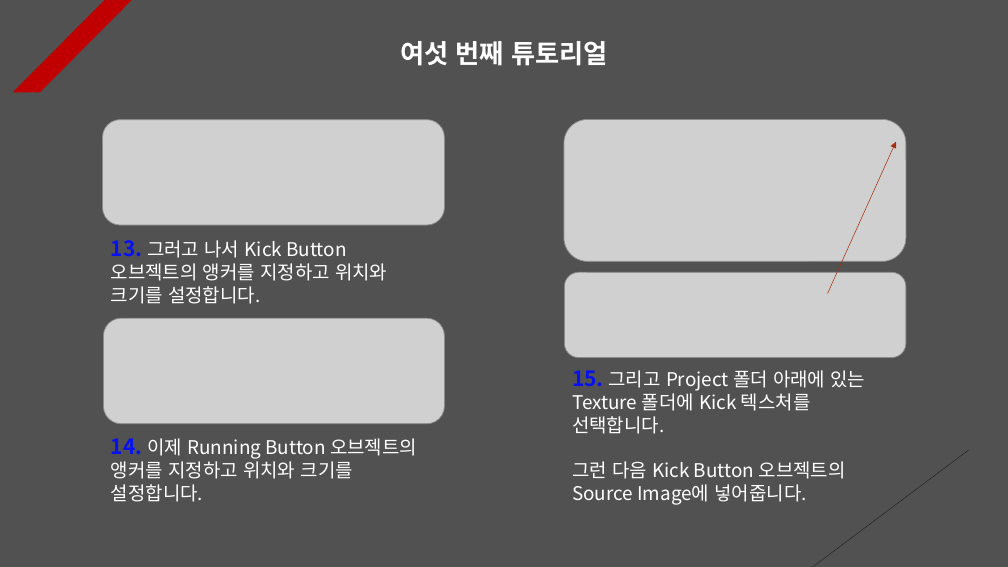
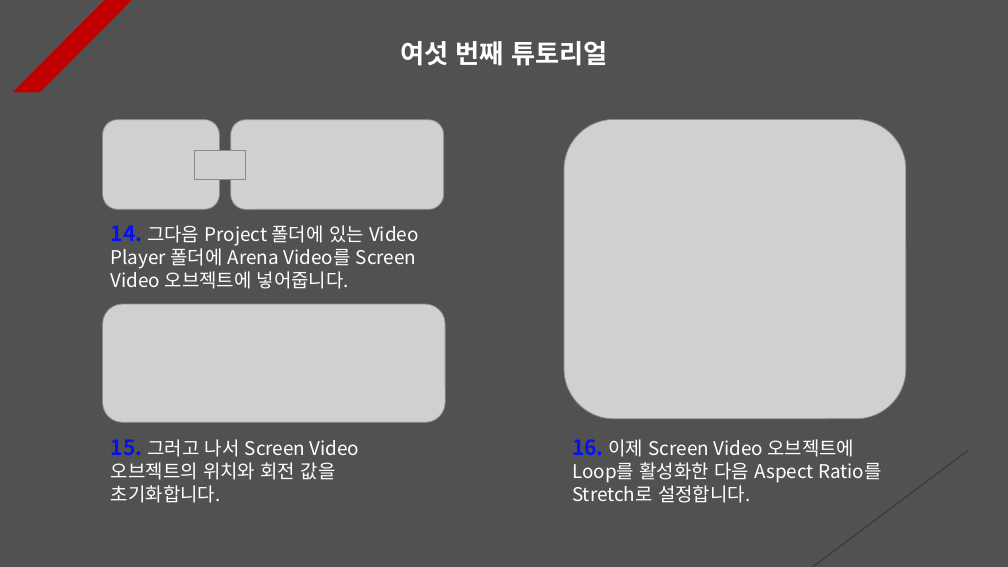
Before and after one commit to Unity2033/3D-UnityEngine, a slide deck: slide 6 of Assets/Animation Event/PPT Data/Animation Event Example.pptx. Drawn at 1008x567 pixels with LibreOffice and Linux fonts; fonts in the diff are those of the drawing; grey boxes stand for pictures. Boxes give left, top, right and bottom in pixels: in the first picture for what was removed or moved away, otherwise in the second. Text is boxed around its words. In the diff, an @@ line names an element or a change of style, - is before the commit and + after.

```diff
--- a/Assets/Animation Event/PPT Data/Animation Event Example.pptx
+++ b/Assets/Animation Event/PPT Data/Animation Event Example.pptx
@@ picture added at box(103, 119, 220, 209) @@
@@ picture: place and size @@
-picture at box(103, 119, 445, 225)
+picture at box(231, 119, 444, 209)
@@ picture removed at box(564, 119, 906, 262) @@
@@ picture added at box(564, 119, 906, 419) @@
@@ arrow removed from (828, 293) to (896, 141) @@
@@ picture added at box(194, 150, 247, 180) @@
@@ text at box(111, 225, 419, 289): text changed @@
-13. 그러고 나서 Kick Button 오브젝트의 앵커를 지정하고 위치와 크기를 설정합니다.
+14. 그다음 Project 폴더에 있는 Video Player 폴더에 Arena Video를 Screen Video 오브젝트에 넣어줍니다.
@@ picture removed at box(565, 272, 907, 358) @@
@@ picture: place and size @@
-picture at box(104, 318, 445, 424)
+picture at box(103, 304, 445, 422)
@@ text at box(111, 439, 360, 503): text changed @@
-14. 이제 Running Button 오브젝트의 앵커를 지정하고 위치와 크기를 설정합니다.
+15. 그러고 나서 Screen Video 오브젝트의 위치와 회전 값을 초기화합니다.
@@ text at box(572, 439, 881, 503): text changed @@
-15. 그리고 Project 폴더 아래에 있는 Texture 폴더에 Kick 텍스처를 선택합니다.
-그런 다음 Kick Button 오브젝트의 Source Image에 넣어줍니다.
+16. 이제 Screen Video 오브젝트에 Loop를 활성화한 다음 Aspect Ratio를 Stretch로 설정합니다.
```
Also in this commit, not shown: 9 other slides changed, 3 slides added, 2 slides removed, 24 other files.
